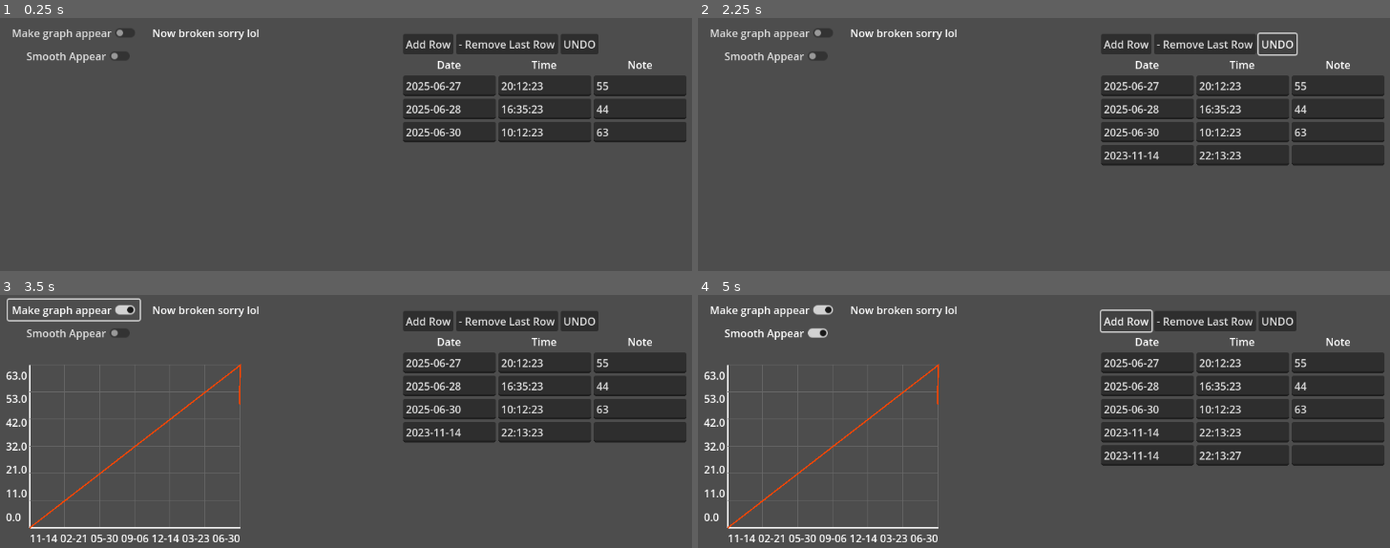
Above: before the commit, frames 1-4 (two rows, left to right).
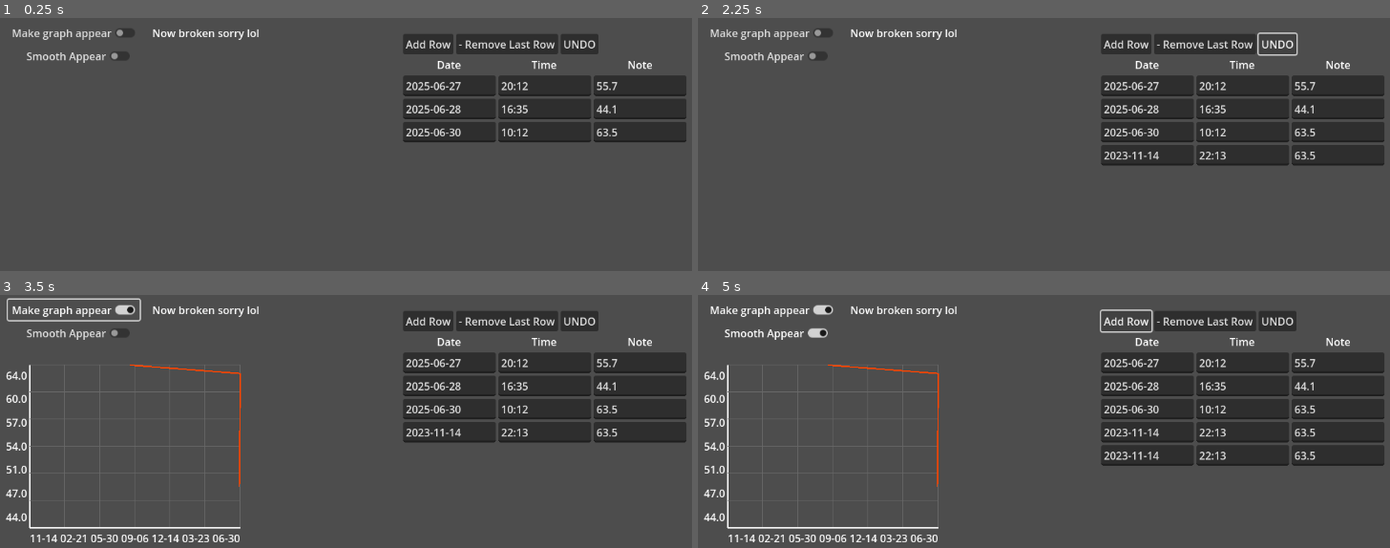
Above: after the commit, the same moments.

Repository: livshettles/habit-tracker
Game: Godot game, scene res://Tracker_App_Main.tscn
Two runs of this game, one before a commit and one after it. Both use one fixed random seed, a clock stepped at 60 frames per second and the inputs below.
Inputs:
- Up to frame 1 (0.25 s): no input
- Up to frame 2 (2.25 s): click "Add Row" at 0.5 s; click "- Remove Last Row" at 1.25 s; click "UNDO" at 2 s
- Up to frame 3 (3.5 s): click "Make graph appear" at 2.75 s
- Up to frame 4 (5 s): click "Smooth Appear" at 3.5 s; click "Add Row" at 4.25 s

The runs differ from the first frame. In frame 1, 0.2% of the frame differs, in the area x 76-90%, y 25-47%; in frame 2, 0.3%; in frame 3, 1.0%; in frame 4, 1.1%, in the area x 0-90%, y 25-93%.
Error before the commit: Invalid assignment of index '4' (on base: 'Array') with value of type 'Vector2'. (res://Line_chart_V0.gd:305)

Commit message:
I have a feeling that necromancer's outside

Diff:
--- a/ggweight_v0/Line_chart_V0.gd
+++ b/ggweight_v0/Line_chart_V0.gd
@@ -35,16 +35,6 @@
 @onready var data_store = get_parent().get_parent().get_node("DataStore")  # 👈 sibling node
 
 var data = []
-
-var data_old = [
-	{'x': 'MON', 'y': 7.0},
-	{'x': 'TUE', 'y': 8.0},
-	{'x': 'WED', 'y': 3.0},
-	{'x': 'THU', 'y': 5.0},
-	{'x': 'FRI', 'y': 4.0},
-	{'x': 'SAT', 'y': 6.0},
-	{'x': 'SUN', 'y': 1.0},
-]
 
 func _ready():
 
@@ -152,25 +142,14 @@
 
 
 func _create_data():
-	#data = [
-	#{'x': 1, 'y': 7.0},
-	#{'x': 2, 'y': 8.0},
-	#{'x': 3, 'y': 3.0},
-	#{'x': 3.5, 'y': 5.0},
-	#{'x': 4, 'y': 4.0},
-	#{'x': 4.5, 'y': 6.0},
-	#{'x': 6, 'y': 1.0},
-	#]
+
 	var table_data = data_store.table_data
-	#print(table_data)
 	data = []
 
 	for entry in table_data:
-		var datetime_str = entry[0] + " " + entry[1]  # "2025-06-27 20:12:23"
+		var datetime_str = entry[0] + " " + entry[1] +":00" # the +":00" is to make the function accept the right time
 		var timestamp = Time.get_unix_time_from_datetime_string(datetime_str)
 		data.append({'x': timestamp, 'y': float(entry[2])})
-	print(data)
-	pass
 
 func draw_graph_line_step_by_step(plot_points):
 	animated_points.clear()
@@ -288,21 +267,23 @@
 		set_process(false) #kill the process
 		return
 
-	var p1
-	var p2
-	if(new_interp):
-		p1 = all_points[current_index]
-		p2 = all_points[current_index + 1]
+	var p1 = all_points[current_index]
+	var p2 = all_points[current_index + 1]
+	var dist = p1.distance_to(p2)
+
+	if(dist != 0):
+		t += delta * draw_speed / dist
 	else:
-		p1 = all_points[current_index]
-		p2 = all_points[current_index + 1]
-	var dist = p1.distance_to(p2)
-	t += delta * draw_speed / dist
+		t = 2 #no need to interp in the first place
+		visible_line.append(p2)
 
 	if t >= 1.0:
 		t = 0.0
 		current_index += 1
-		visible_line[current_index] = all_points[current_index]
+		if(visible_line.size() < all_points.size()):
+			visible_line.append(all_points[current_index])
+		else:
+			visible_line[current_index] = all_points[current_index]
 		new_interp = true
 	else:
 		var interp_point = p1.lerp(p2, t)
--- a/ggweight_v0/editable_table.gd
+++ b/ggweight_v0/editable_table.gd
@@ -48,7 +48,7 @@
 	for row in table_data.size():
 		for col in range(NUM_COLUMNS):
 			var input = LineEdit.new()
-			print(table_data[row][col])
+			#print(table_data[row][col])
 			input.text = table_data[row][col]
 			input.size_flags_horizontal = Control.SIZE_EXPAND_FILL
 			input.custom_minimum_size = Vector2(140, 24)
@@ -77,12 +77,8 @@
 		var col = line_edit.get_meta("col")
 		var new_text = line_edit.text
 
-
 		if data_store.table_data[row][col] != new_text:
 			data_store.update_cell(row, col, new_text)
-
-
-
 
 # 🖱️ Lose focus when clicking outside
 func _unhandled_input(event):
--- a/ggweight_v0/table_data.gd
+++ b/ggweight_v0/table_data.gd
@@ -7,9 +7,9 @@
 
 func _ready():
 	# Initialize with one row
-	table_data.append(["2025-06-27", "20:12:23", "55"])
-	table_data.append(["2025-06-28", "16:35:23", "44"])
-	table_data.append(["2025-06-30", "10:12:23", "63"])
+	table_data.append(["2025-06-27", "20:12", "55.7"])
+	table_data.append(["2025-06-28", "16:35", "44.1"])
+	table_data.append(["2025-06-30", "10:12", "63.5"])
 	# add_row()
 	pass
 
@@ -21,8 +21,15 @@
 
 	var now = Time.get_datetime_dict_from_system()
 	var date = "%04d-%02d-%02d" % [now["year"], now["month"], now["day"]]
-	var time = "%02d:%02d:%02d" % [now["hour"], now["minute"], now["second"]]
-	table_data.append([date, time, ""])
+	#var time = "%02d:%02d:%02d" % [now["hour"], now["minute"], now["second"]]
+	var time = "%02d:%02d" % [now["hour"], now["minute"]] # definitely don't need seconds...
+	#table_data.append([date, time, ""])
+	#lets add the last entry as a default value for the new row...
+	if(table_data.size()>0):
+			table_data.append([date, time, table_data[-1][-1]])
+	else:
+		table_data.append([date, time, ""])
+
 	emit_signal("data_changed")
 
 func remove_last_row():
@@ -34,13 +41,17 @@
 
 func update_cell(row: int, col: int, value: String):
 
-
-
 	if row < table_data.size() and col < table_data[row].size():
-		var user_input = [table_data[row][0], table_data[row][1], value]
+		var user_input = [table_data[row][0], table_data[row][1], table_data[row][2]]
+		if(col == 0):
+			user_input = [value, table_data[row][1]+":00", table_data[row][2]]
+		elif(col == 1):
+			user_input = [table_data[row][0], value+":00", table_data[row][2]]
+		else:
+			user_input = [table_data[row][0], table_data[row][1]+":00", value]
 		_push_undo_state()
+		print(is_valid_datetime(user_input))
 		if(is_valid_datetime(user_input)):
-			print(is_valid_datetime(user_input))
 			if table_data[row][col] != value:
 				table_data[row][col] = value
 				emit_signal("data_changed")
